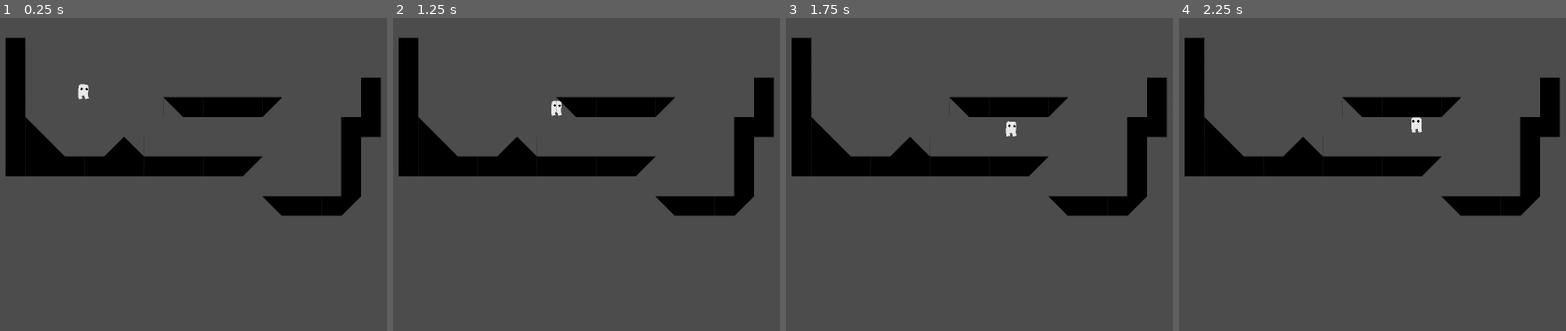
Above: before the commit, frames 1-4 (left to right).
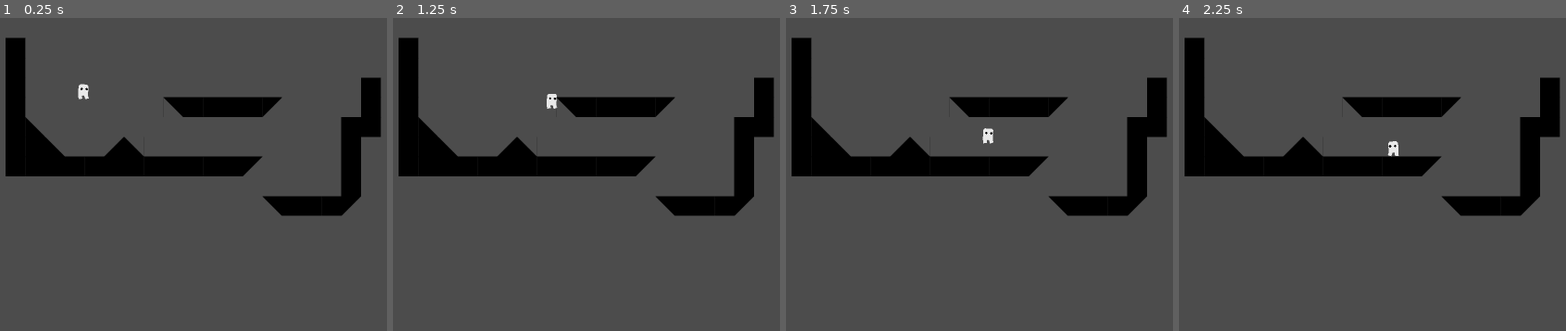
Above: after the commit, the same moments.

Repository: Maigal/gorace
Game: Godot game, scene res://Levels/level_0.tscn
Two runs of this game, one before a commit and one after it. Both use one fixed random seed, a clock stepped at 60 frames per second and the inputs below.
Inputs:
- Up to frame 1 (0.25 s): no input
- Up to frame 2 (1.25 s): tap Enter at 0.5 s; hold Right (move_right) from 0.53 s (still down); tap Space (jump) at 0.6, 0.77, 1.07 s
- Up to frame 3 (1.75 s): keep holding Right (move_right); tap Space (jump) at 1.35, 1.52 s
- Up to frame 4 (2.25 s): tap Space (jump) at 1.82, 2.1 s; release Right (move_right) at 2.03 s; hold Left (move_left) from 2.03 s (still down)

Frame 1 is identical in both runs. In frame 2, 0.2% of the frame differs, in the area x 39-44%, y 24-32%; in frame 3, 0.2%, in the area x 50-60%, y 32-41%; in frame 4, 0.2%.

Commit message:
walljump

Diff:
--- a/client/Player.gd
+++ b/client/Player.gd
@@ -4,22 +4,40 @@
 const JUMP_FORCE = 700
 const GRAVITY = 30
 const MAX_FALL_SPEED = 1000
+const WALL_SLIDE_ACCELERATION = 10
+const MAX_WALL_SLIDE_SPEED = 120
 
 onready var anim_player = $AnimationPlayer
 
 var y_velocity = 0
 var x_velocity = 0
+var isWallSliding = false
+var wallJumpKnockback = 0
+var canWallJump = true
+var player_direction = 1
 
 func _ready():
 	pass
 
 func _physics_process(delta):
 
+	if wallJumpKnockback > 0:
+		wallJumpKnockback -= 2
+	elif wallJumpKnockback < 0:
+		wallJumpKnockback += 2
+
+	var isGrounded = is_on_floor()
+
+	if isGrounded:
+		if wallJumpKnockback != 0:
+			wallJumpKnockback = 0
+		if canWallJump == false:
+			canWallJump = true
+
 
 	var movementX_direction = Input.get_action_strength("move_right") - Input.get_action_strength("move_left")
 	moveX(movementX_direction)
 
-	var isGrounded = is_on_floor()
 	moveY(isGrounded)
 
 	x_velocity = movementX_direction
@@ -27,12 +45,17 @@
 	animate(movementX_direction, isGrounded)
 
 func moveX(direction):
-	move_and_slide(Vector2(direction * MOVE_SPEED, y_velocity), Vector2.UP)
+	move_and_slide(Vector2((direction * MOVE_SPEED) + wallJumpKnockback, y_velocity), Vector2.UP)
 	if direction != 0:
-		$Rig.scale.x = direction
+		if direction > 0:
+			player_direction = 1
+
+		elif direction < 0:
+			player_direction = -1
+
+		$Rig.scale.x = player_direction
 
 func moveY(isGrounded):
-
 
 
 	if isGrounded and y_velocity > 0:
@@ -40,15 +63,29 @@
 	elif is_on_ceiling():
 		y_velocity = 1
 
-	y_velocity += GRAVITY
+	if is_on_wall() && (Input.is_action_pressed("move_right") || Input.is_action_pressed("move_left")):
+		if y_velocity >= 0:
+			y_velocity = min(y_velocity + WALL_SLIDE_ACCELERATION, MAX_WALL_SLIDE_SPEED)
+			isWallSliding = true
+		else:
+			y_velocity += GRAVITY
+			isWallSliding = false
+	else:
+		y_velocity += GRAVITY
+		isWallSliding = false
+
 
 	if y_velocity > MAX_FALL_SPEED:
 		y_velocity = MAX_FALL_SPEED
 
-	print(isGrounded)
+	print(is_on_wall())
 
-	if isGrounded and Input.is_action_just_pressed("jump"):
+	if isGrounded  and Input.is_action_just_pressed("jump"):
 		y_velocity = -JUMP_FORCE
+	elif is_on_wall() and Input.is_action_just_pressed("jump") and canWallJump:
+		y_velocity = -JUMP_FORCE * 0.65
+		wallJumpKnockback = 200 * -player_direction
+
 
 func animate(xDirection, isGrounded):
 	if isGrounded:
